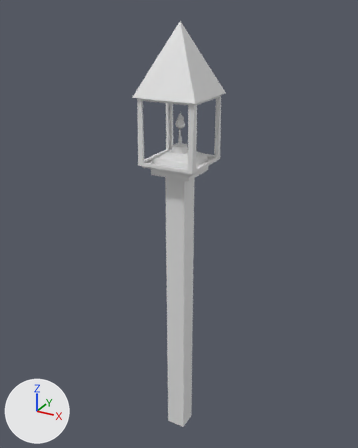
The FBX model OperationCoffeeShop/Assets/Art and Design/John's Assets/Tiki Torch Lit.fbx, before and after one commit.
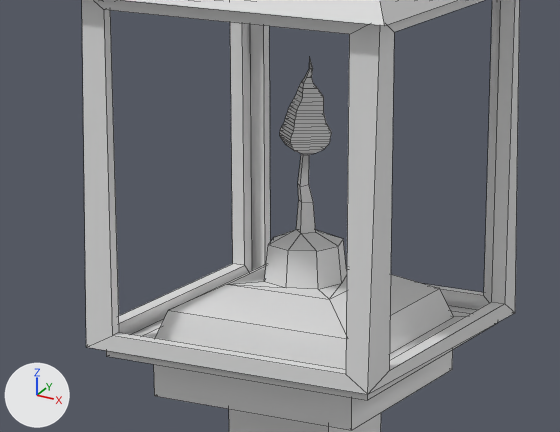
There are two pictures of each version: one whole from a 50 mm camera at (0.529, -0.968, 0.727) aimed at (-0.017, 0.025, 0.231), one close up on the part from 34% to 64% of the width and 22% to 41% of the height. Every picture has the same lights, and +X, +Y and +Z are marked at lower left. The close-ups show mesh edges as thin lines. Where no turn or scale is listed for an object, it has been applied to the vertices. Vertices at the same position are counted once.

Names of what the first close-up shows: 'Tiki_Torch'.
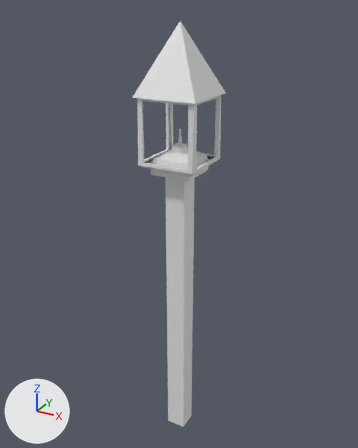
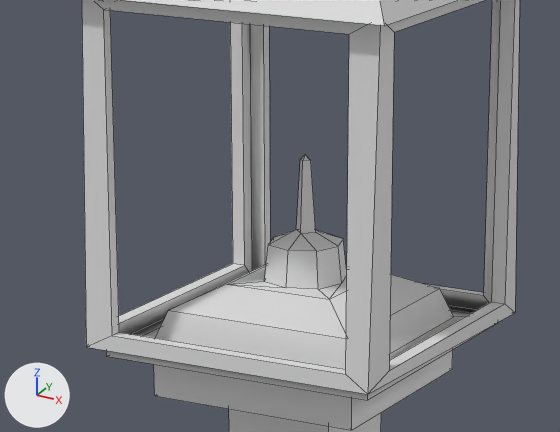
Changed parts and their boxes [x1, y1, x2, y2] in the close-ups (560 x 432 px):
part 1 of me_mesh, cut back
    before: [280, 60, 332, 202]
    after: [301, 155, 310, 161]

What the commit changed:
me_mesh is used by ob_tiki_torch; location (0.0, 0.0, 0.3124).
me_mesh had 222 vertices, 247 faces and spanned x -0.075..0.075, y -0.075..0.075, z -0.687..0.388.
me_mesh now has 122 vertices, 146 faces and spans x -0.075..0.075, y -0.075..0.075, z -0.687..0.388.
Part 1, on me_mesh:
101 vertices are removed from x -0.012..0.012, y -0.013..0.013, z 0.152..0.206.
105 faces are deleted.
4 vertices move from x -0.004..0.004, y -0.004..0.004, z 0.145 to x -0.003..0.003, y -0.003..0.002, z 0.162.
1 vertex is added at (0.0, -0.001, 0.165).
4 new faces join them.
